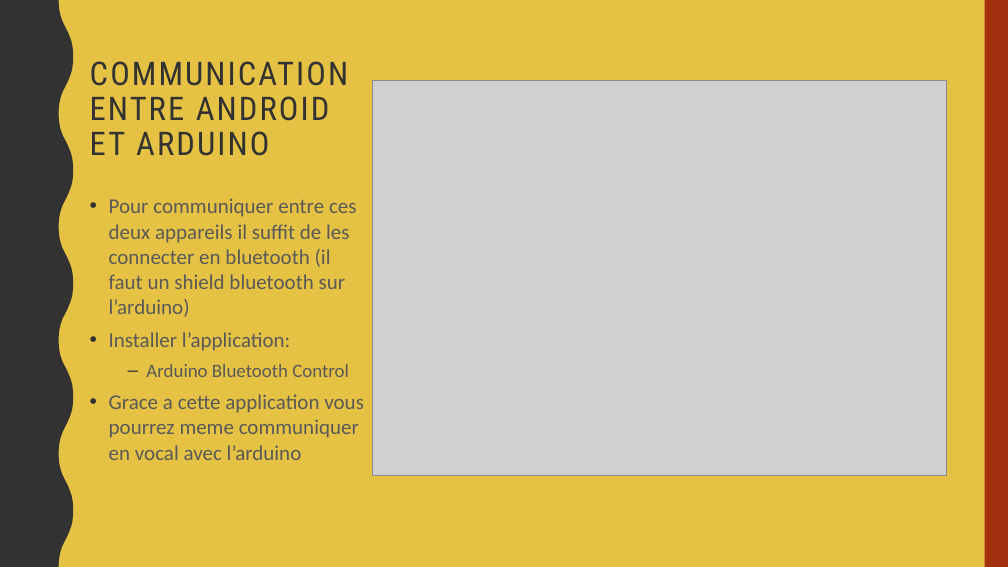
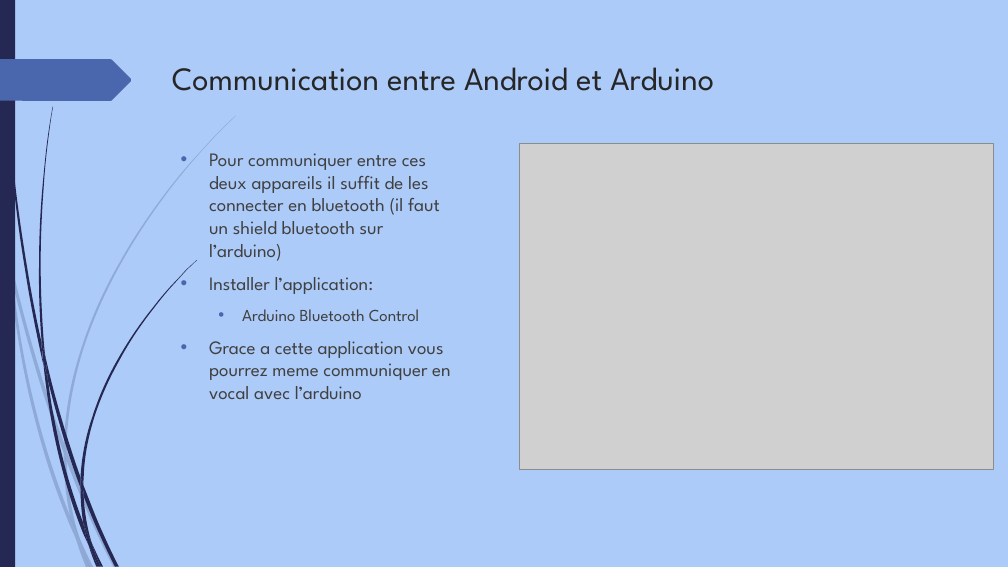
Before and after one commit to PandaPoPy/arduino_thinkcode, a slide deck: slide 11 of cours/Irondelle.pptx. Drawn at 1008x567 pixels with LibreOffice and Linux fonts; fonts in the diff are those of the drawing; grey boxes stand for pictures. Boxes give left, top, right and bottom in pixels: in the first picture for what was removed or moved away, otherwise in the second. Text is boxed around its words. In the diff, an @@ line names an element or a change of style, - is before the commit and + after.

```diff
--- a/cours/Irondelle.pptx
+++ b/cours/Irondelle.pptx
@@ background #E5C243 to #ACCBF9 @@
@@ freeform shape removed at bbox=[0, 0, 73, 567] @@
@@ rectangle added at bbox=[0, 0, 15, 567], fill #242852 @@
@@ rectangle removed at bbox=[985, 0, 1008, 567] @@
@@ freeform shape added at bbox=[0, 59, 132, 101], fill #4A66AC @@
@@ title at bbox=[172, 67, 714, 91]: text changed; font Roboto Condensed to League Spartan; text colour #323232 to #262626 @@
-COMMUNICATION ENTRE ANDROID ET ARDUINO
+Communication entre Android et Arduino
@@ text "Pour communiquer entre ces deux ...": place and size @@
-text "Pour communiquer entre ces deux ..." at bbox=[109, 198, 364, 460]
+text "Pour communiquer entre ces deux ..." at bbox=[209, 153, 451, 399]
@@ text "Pour communiquer entre ces deux ..." at bbox=[209, 153, 451, 399]: size 20 to 18 pt in "Pour communiquer entre ces deux appareils il ...", "Installer l’application:", "Grace a cette application vous pourrez meme ..."; font Calibri to League Spartan, text colour #595959 to #404040; size 18 to 16 pt in "Arduino Bluetooth Control"; indent changed; more space between paragraphs; bullet colour #323232 to #4A66AC; bullet – to • @@
@@ picture: place and size @@
-picture at bbox=[373, 80, 947, 475]
+picture at bbox=[520, 144, 994, 470]
@@ group added at bbox=[0, 116, 236, 567]: 10 freeform shapes @@
@@ group added at bbox=[2, 0, 197, 567]: 12 freeform shapes @@
```
Also in this commit, not shown: 12 other slides changed.
